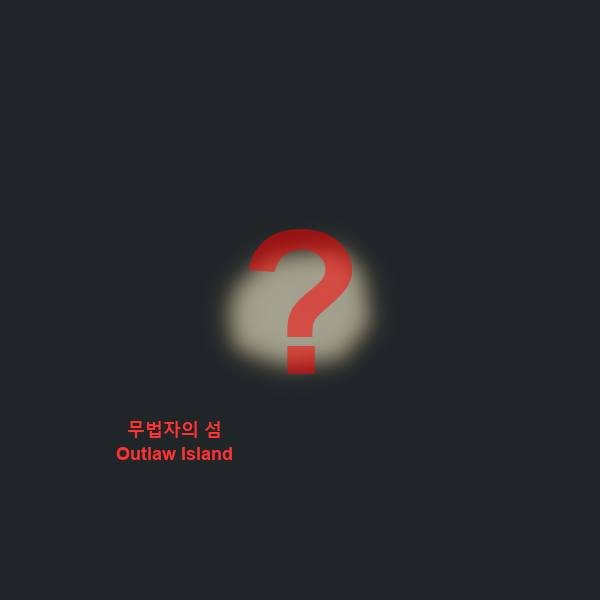
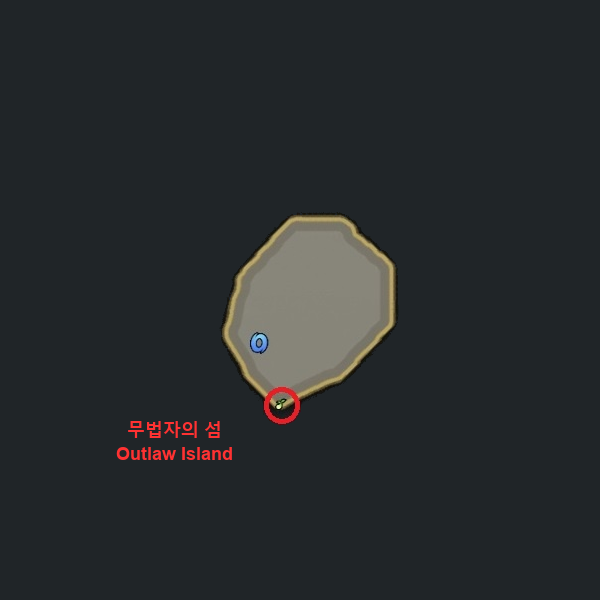
The second w=600, h=600 image is a revision of the first. Changes to its layers:
renamed "?" to "Outlaw Island.jpg", opacity 52% → 100%, painted on it over left=219, top=212, right=399, bottom=426
removed layer "Small Lucky Island.jpg" over left=206, top=212, right=399, bottom=413
